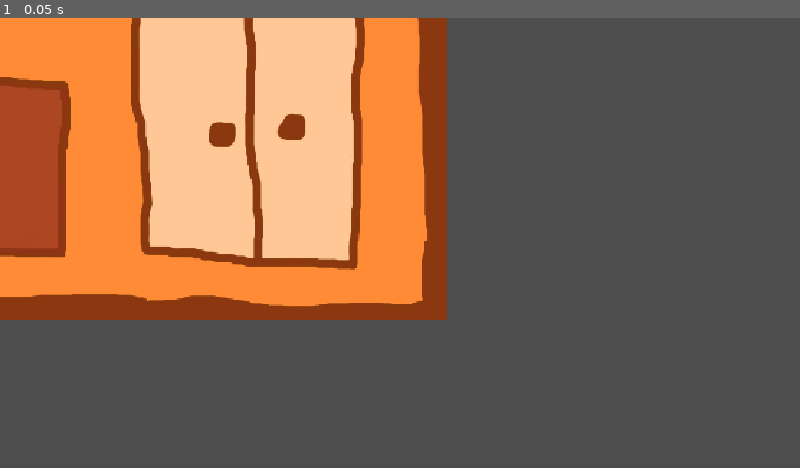
Above: before the commit, frame 1.
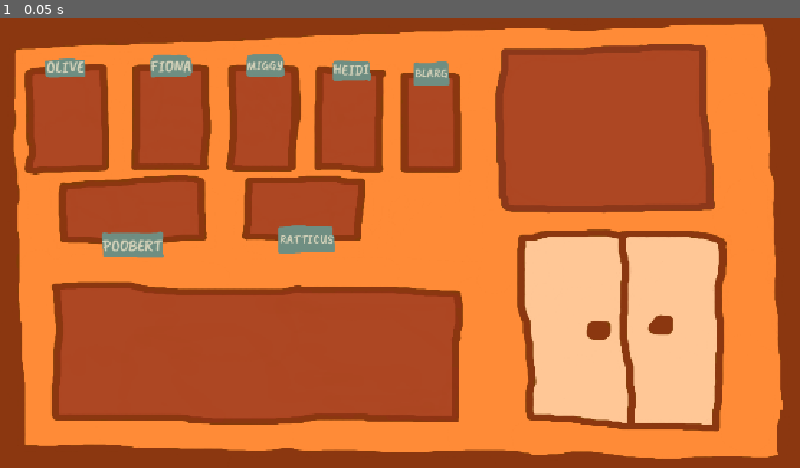
Above: after the commit, the same moment.

Repository: Nathan5471/ancient-terra-mail
Game: Godot game, scene res://main.tscn
Same seed, same stepped clock (60 frames per second), same inputs: the game is played once before the commit and once after it. The project has no main scene, so this scene is started directly.
Inputs:
- Up to frame 1 (0.05 s): no input

The runs differ from the first frame. In frame 1, 91% of the frame differs, in the area x 0-100%, y 0-100%.

Commit message:
Setup background in Godot

Diff:
--- a/main.tscn
+++ b/main.tscn
@@ -2,9 +2,169 @@
 
 [ext_resource type="Script" uid="uid://bps4dhpweh6at" path="res://scripts/manager.gd" id="1_ig7tw"]
 [ext_resource type="Texture2D" uid="uid://bm7wuh3htixi4" path="res://assets/Background.png" id="2_0xm2m"]
+[ext_resource type="FontFile" uid="uid://pj025apw33nj" path="res://assets/CaveatBrush-Regular.ttf" id="3_h2yge"]
+
+[sub_resource type="RectangleShape2D" id="RectangleShape2D_sik88"]
+size = Vector2(132, 198)
+
+[sub_resource type="RectangleShape2D" id="RectangleShape2D_gqpgd"]
+size = Vector2(122, 200)
+
+[sub_resource type="RectangleShape2D" id="RectangleShape2D_i4brd"]
+size = Vector2(117, 203)
+
+[sub_resource type="RectangleShape2D" id="RectangleShape2D_iu80w"]
+size = Vector2(107, 197)
+
+[sub_resource type="RectangleShape2D" id="RectangleShape2D_ihjqa"]
+size = Vector2(93, 190)
+
+[sub_resource type="RectangleShape2D" id="RectangleShape2D_nfn53"]
+size = Vector2(237, 122)
+
+[sub_resource type="RectangleShape2D" id="RectangleShape2D_mqfm0"]
+size = Vector2(189, 123)
 
 [node name="Node2D" type="Node2D" unique_id=178895536]
 script = ExtResource("1_ig7tw")
 
 [node name="Sprite2D" type="Sprite2D" parent="." unique_id=665695102]
 texture = ExtResource("2_0xm2m")
+
+[node name="Camera2D" type="Camera2D" parent="." unique_id=1920580588]
+zoom = Vector2(0.895, 0.75)
+
+[node name="Mailboxes" type="Node2D" parent="." unique_id=394058616]
+
+[node name="Olive" type="Area2D" parent="Mailboxes" unique_id=90649368]
+
+[node name="CollisionShape2D" type="CollisionShape2D" parent="Mailboxes/Olive" unique_id=420152821]
+position = Vector2(-535, -237)
+shape = SubResource("RectangleShape2D_sik88")
+
+[node name="Label" type="Label" parent="Mailboxes/Olive" unique_id=525599627]
+offset_left = -571.0
+offset_top = -356.0
+offset_right = -506.0
+offset_bottom = -319.0
+theme_override_colors/font_color = Color(0.81960785, 0.8156863, 0.72156864, 1)
+theme_override_fonts/font = ExtResource("3_h2yge")
+theme_override_font_sizes/font_size = 29
+text = "OLIVE"
+horizontal_alignment = 1
+vertical_alignment = 1
+metadata/_edit_use_anchors_ = true
+
+[node name="Fiona" type="Area2D" parent="Mailboxes" unique_id=2077759626]
+
+[node name="CollisionShape2D" type="CollisionShape2D" parent="Mailboxes/Fiona" unique_id=1241003727]
+position = Vector2(-369, -241)
+shape = SubResource("RectangleShape2D_gqpgd")
+
+[node name="Label" type="Label" parent="Mailboxes/Fiona" unique_id=1816361991]
+offset_left = -403.0
+offset_top = -358.0
+offset_right = -335.0
+offset_bottom = -321.0
+theme_override_colors/font_color = Color(0.81960785, 0.8156863, 0.72156864, 1)
+theme_override_fonts/font = ExtResource("3_h2yge")
+theme_override_font_sizes/font_size = 29
+text = "FIONA"
+horizontal_alignment = 1
+vertical_alignment = 1
+metadata/_edit_use_anchors_ = true
+
+[node name="Miggy" type="Area2D" parent="Mailboxes" unique_id=570594450]
+
+[node name="CollisionShape2D" type="CollisionShape2D" parent="Mailboxes/Miggy" unique_id=386944917]
+position = Vector2(-219.5, -239.5)
+shape = SubResource("RectangleShape2D_i4brd")
+
+[node name="Label" type="Label" parent="Mailboxes/Miggy" unique_id=1915673589]
+offset_left = -251.0
+offset_top = -359.0
+offset_right = -183.0
+offset_bottom = -322.0
+theme_override_colors/font_color = Color(0.81960785, 0.8156863, 0.72156864, 1)
+theme_override_fonts/font = ExtResource("3_h2yge")
+theme_override_font_sizes/font_size = 23
+text = "MIGGY"
+horizontal_alignment = 1
+vertical_alignment = 1
+metadata/_edit_use_anchors_ = true
+
+[node name="Heidi" type="Area2D" parent="Mailboxes" unique_id=48948269]
+
+[node name="CollisionShape2D" type="CollisionShape2D" parent="Mailboxes/Heidi" unique_id=1252705419]
+position = Vector2(-82, -238)
+shape = SubResource("RectangleShape2D_iu80w")
+
+[node name="Label" type="Label" parent="Mailboxes/Heidi" unique_id=121029738]
+offset_left = -113.0
+offset_top = -351.0
+offset_right = -45.0
+offset_bottom = -314.0
+theme_override_colors/font_color = Color(0.81960785, 0.8156863, 0.72156864, 1)
+theme_override_fonts/font = ExtResource("3_h2yge")
+theme_override_font_sizes/font_size = 26
+text = "HEIDI"
+horizontal_alignment = 1
+vertical_alignment = 1
+metadata/_edit_use_anchors_ = true
+
+[node name="Blarg" type="Area2D" parent="Mailboxes" unique_id=1874845229]
+
+[node name="CollisionShape2D" type="CollisionShape2D" parent="Mailboxes/Blarg" unique_id=725266512]
+position = Vector2(49.5, -231)
+shape = SubResource("RectangleShape2D_ihjqa")
+
+[node name="Label" type="Label" parent="Mailboxes/Blarg" unique_id=1928365627]
+offset_left = 17.0
+offset_top = -344.0
+offset_right = 85.0
+offset_bottom = -307.0
+theme_override_colors/font_color = Color(0.81960785, 0.8156863, 0.72156864, 1)
+theme_override_fonts/font = ExtResource("3_h2yge")
+theme_override_font_sizes/font_size = 23
+text = "BLARG"
+horizontal_alignment = 1
+vertical_alignment = 1
+metadata/_edit_use_anchors_ = true
+
+[node name="Poobert" type="Area2D" parent="Mailboxes" unique_id=1837793117]
+
+[node name="CollisionShape2D" type="CollisionShape2D" parent="Mailboxes/Poobert" unique_id=780798876]
+position = Vector2(-430, -62)
+shape = SubResource("RectangleShape2D_nfn53")
+
+[node name="Label" type="Label" parent="Mailboxes/Poobert" unique_id=21157257]
+offset_left = -479.0
+offset_top = -13.0
+offset_right = -383.0
+offset_bottom = 24.0
+theme_override_colors/font_color = Color(0.81960785, 0.8156863, 0.72156864, 1)
+theme_override_fonts/font = ExtResource("3_h2yge")
+theme_override_font_sizes/font_size = 29
+text = "POOBERT"
+horizontal_alignment = 1
+vertical_alignment = 1
+metadata/_edit_use_anchors_ = true
+
+[node name="Ratticus" type="Area2D" parent="Mailboxes" unique_id=244334228]
+
+[node name="CollisionShape2D" type="CollisionShape2D" parent="Mailboxes/Ratticus" unique_id=1982086286]
+position = Vector2(-155.5, -65.5)
+shape = SubResource("RectangleShape2D_mqfm0")
+
+[node name="Label" type="Label" parent="Mailboxes/Ratticus" unique_id=1674609356]
+offset_left = -203.0
+offset_top = -25.0
+offset_right = -97.0
+offset_bottom = 12.0
+theme_override_colors/font_color = Color(0.81960785, 0.8156863, 0.72156864, 1)
+theme_override_fonts/font = ExtResource("3_h2yge")
+theme_override_font_sizes/font_size = 24
+text = "RATTICUS"
+horizontal_alignment = 1
+vertical_alignment = 1
+metadata/_edit_use_anchors_ = true
